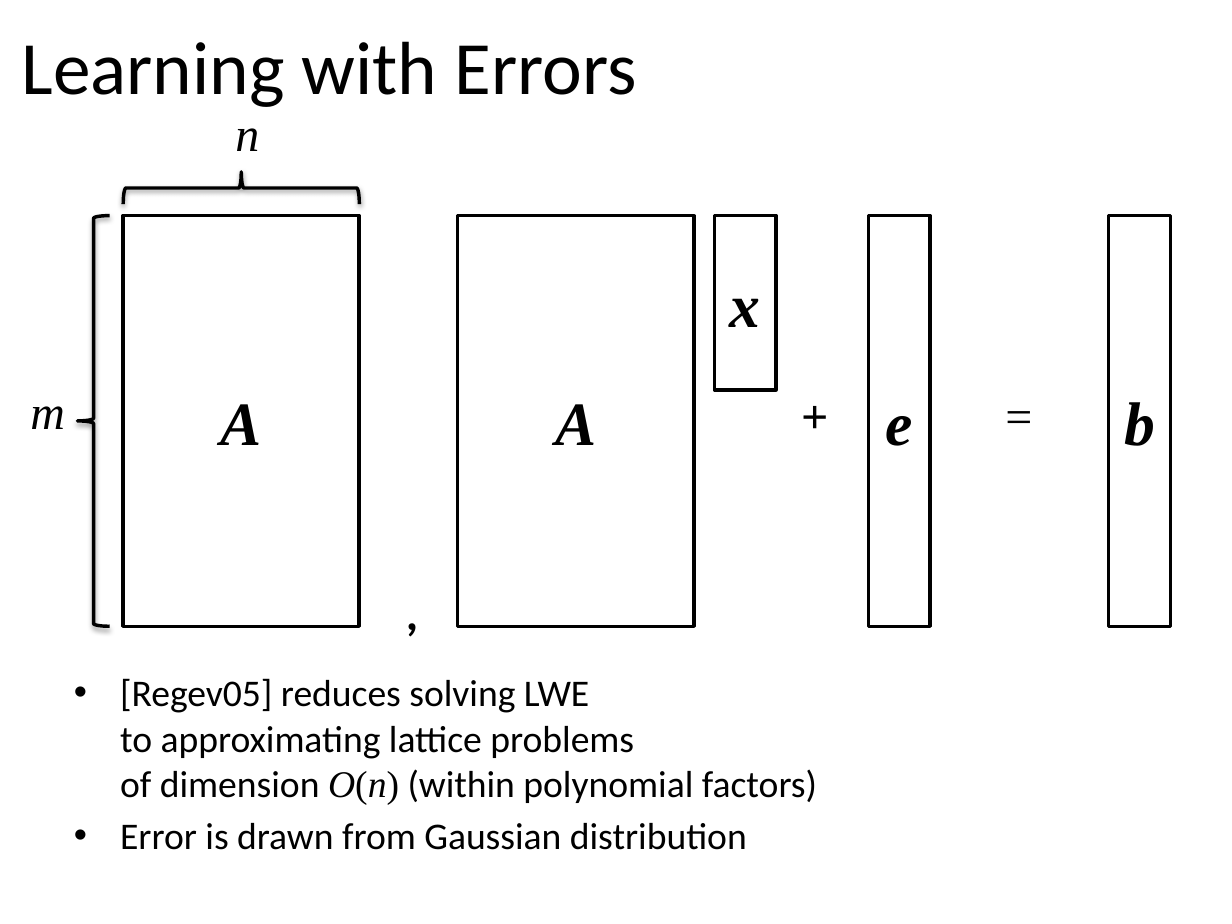
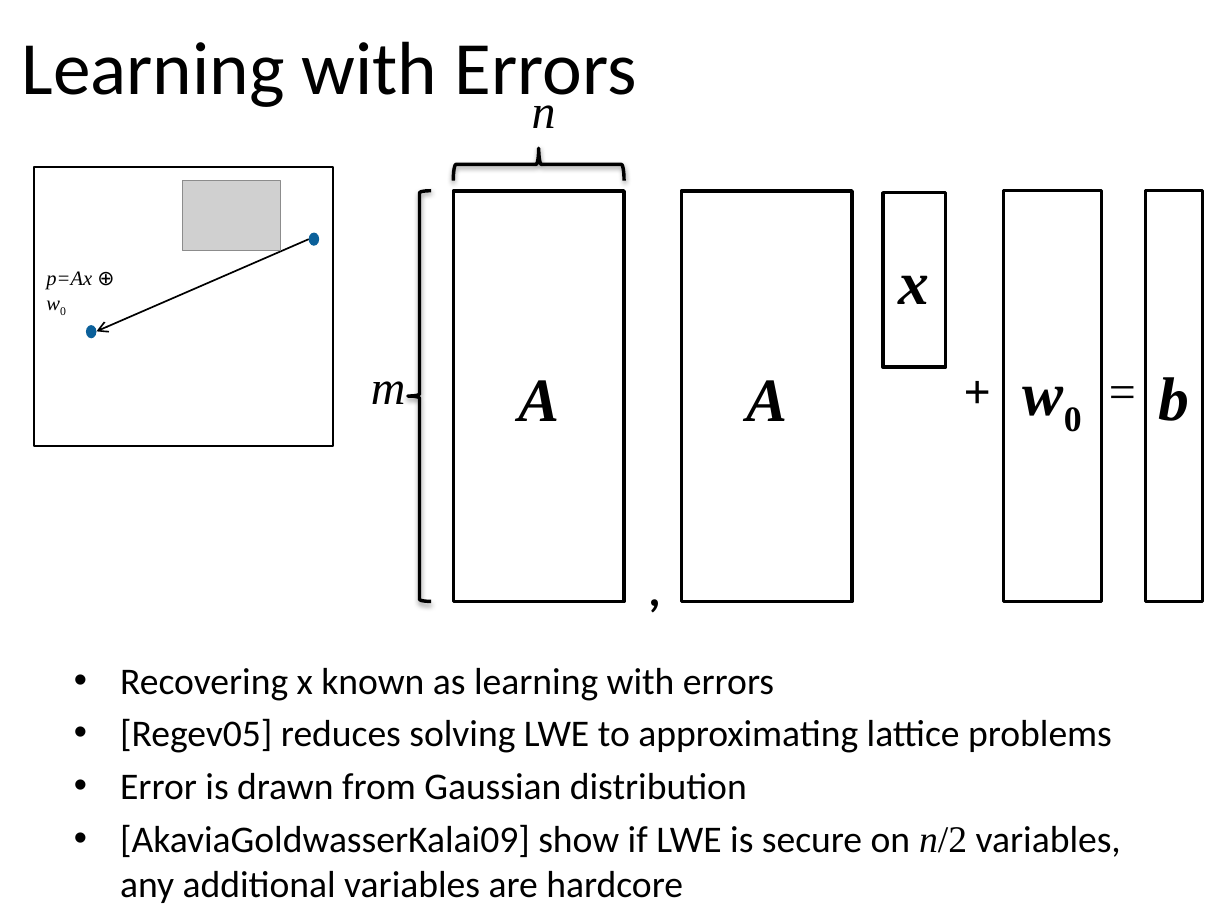
Before and after one commit to xianruimeng/comp-fuzzy-ext, a slide deck: slide 23 of ComputationalFuzzyExtractors.pptx. Drawn at 1232x924 pixels with LibreOffice and Linux fonts; fonts in the diff are those of the drawing; grey boxes stand for pictures. Boxes give left, top, right and bottom in pixels: in the first picture for what was removed or moved away, otherwise in the second. Text is boxed around its words. In the diff, an @@ line names an element or a change of style, - is before the commit and + after.

```diff
--- a/ComputationalFuzzyExtractors.pptx
+++ b/ComputationalFuzzyExtractors.pptx
@@ text "n" rewrapped from [235,128,259,151] to [532,90,556,128] @@
@@ left brace: place and size @@
-left brace at [123,172,360,205]
+left brace at [453,148,624,180]
@@ group added at [34,166,333,446]: 2 ellipses, 1 rectangle, 1 arrow, 1 text, 1 picture @@
+p=Ax ⊕ w0
@@ left brace: place and size @@
-left brace at [78,216,110,626]
+left brace at [408,191,431,601]
@@ rectangle "A": place and size @@
-rectangle "A" at [123,216,360,626]
+rectangle "A" at [453,191,625,601]
@@ rectangle "A": place and size @@
-rectangle "A" at [458,216,695,626]
+rectangle "A" at [681,191,853,601]
@@ rectangle "x": place and size @@
-rectangle "x" at [715,216,776,391]
+rectangle "x" at [883,192,946,367]
@@ rectangle added at [1003,191,1101,602], outline #000000 2 pt, 36 pt, text #000000, bold, italic @@
+w0
@@ rectangle "b": place and size @@
-rectangle "b" at [1109,216,1170,626]
+rectangle "b" at [1146,191,1202,602]
@@ rectangle removed at [869,216,930,626] @@
-e
@@ text "m": place and size @@
-text "m" at [30,406,65,429]
+text "m" at [371,381,406,404]
@@ text "+" rewrapped from [788,379,841,450] to [951,355,989,425] @@
@@ text "=" rewrapped from [992,379,1045,450] to [1096,355,1135,425] @@
@@ text "," rewrapped from [393,577,431,647] to [636,552,663,622] @@
@@ text "Recovering x known as learning ...": place and size @@
-text "Recovering x known as learning ..." at [120,678,817,850]
+text "Recovering x known as learning ..." at [120,668,1121,903]
@@ text at [120,668,1112,753]: text changed @@
-• [Regev05] reduces solving LWE
-  to approximating lattice problems
-  of dimension O(n) (within polynomial factors)
+• Recovering x known as learning with errors
+• [Regev05] reduces solving LWE to approximating lattice problems
@@ text at [120,824,1121,903]: paragraph added @@
+  • [AkaviaGoldwasserKalai09] show if LWE is secure on n/2 variables,
+    any additional variables are hardcore
```
Also in this commit, not shown: 11 other slides changed, 17 slides added.
